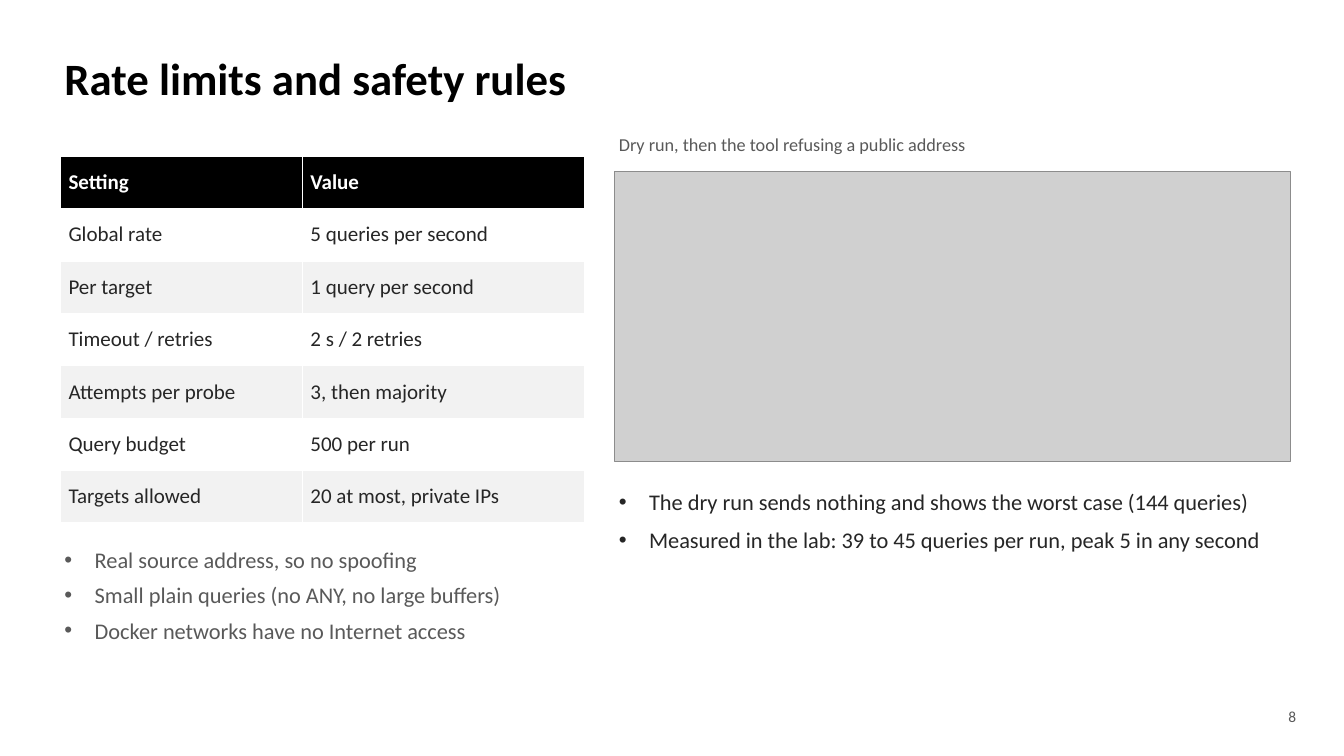
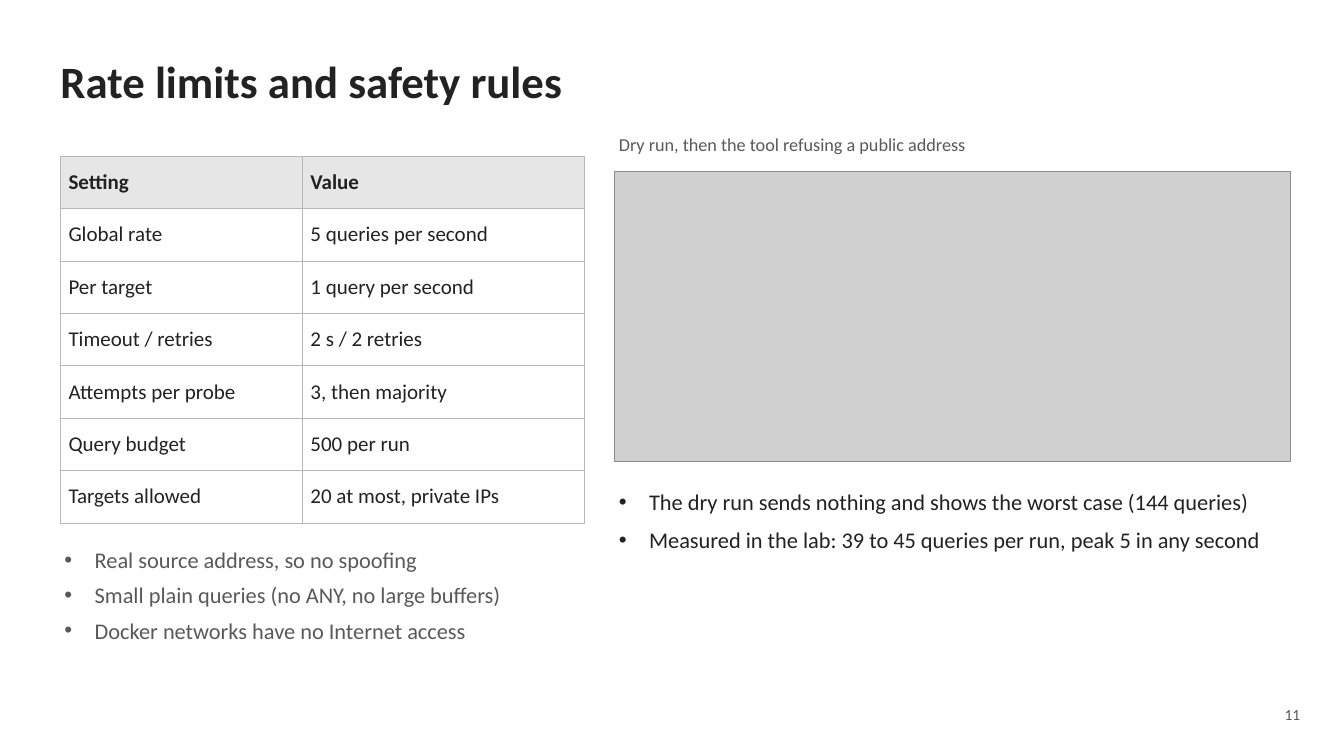
Before and after one commit to saurav-kr1/ps012-dns-resolver-exposure, a slide deck: slide 11 of docs/PS-012_Presentation.pptx (slide 8 before the commit). Drawn at 1344x756 pixels with LibreOffice and Linux fonts; fonts in the diff are those of the drawing; grey boxes stand for pictures. Boxes give left, top, right and bottom in pixels: in the first picture for what was removed or moved away, otherwise in the second. Text is boxed around its words. In the diff, an @@ line names an element or a change of style, - is before the commit and + after.

Commit message:
Update final presentation (v2, 16 slides)
Final slide deck with the new lab, rules, results and limitations slides.

```diff
--- a/docs/PS-012_Presentation.pptx
+++ b/docs/PS-012_Presentation.pptx
@@ text "Rate limits and safety rules" at (60, 66, 562, 105): text colour #000000 to #222222 @@
@@ table at (60, 156, 585, 523) @@
@@ fill #000000 to #E6E6E6 in row 1 @@
@@ fill #F2F2F2 to #FFFFFF in 6 cells @@
@@ text colour #FFFFFF to #222222 in "Setting", "Value" @@
@@ text colour #262626 to #222222 @@
@@ borders changed @@
@@ text at (1285, 710, 1301, 720): text changed @@
-8
+11
```
Also in this commit, not shown: 9 other slides changed, 6 slides added, 5 slides removed, 1 other file.
